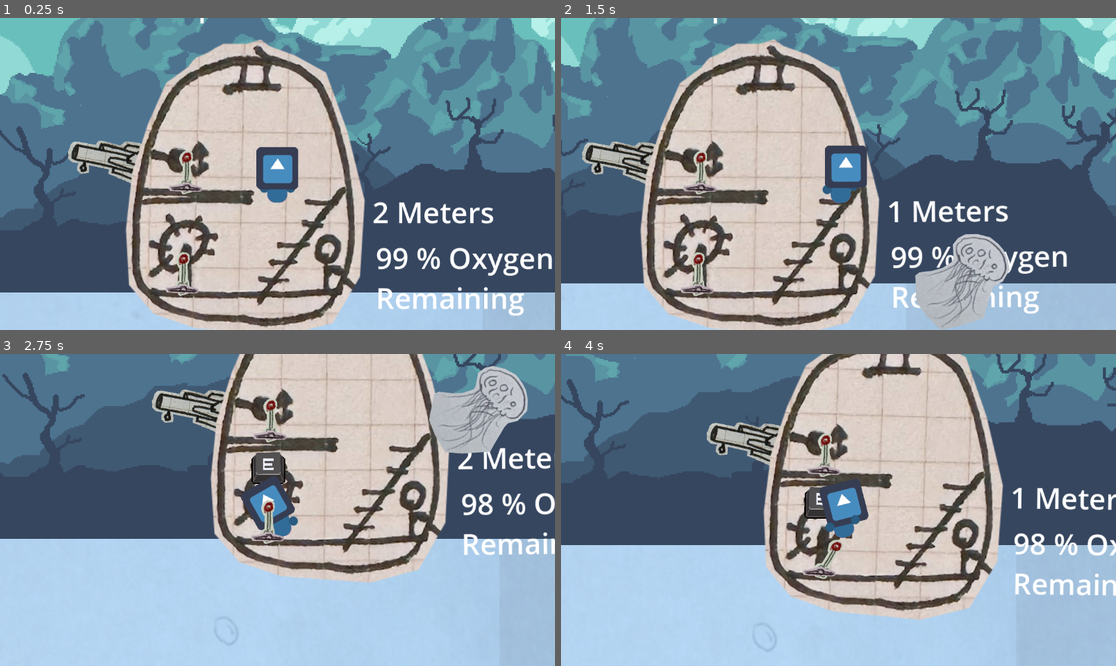
Above: before the commit, frames 1-4 (two rows, left to right).
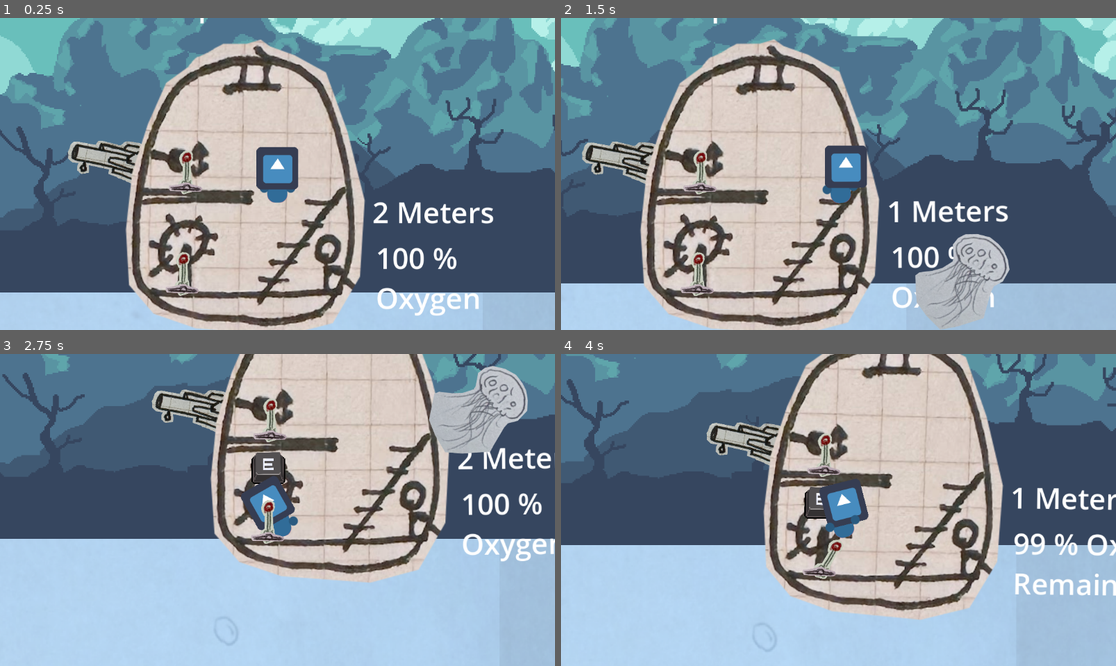
Above: after the commit, the same moments.

Repository: calzila/GGJ_2025
Game: Godot game, scene res://Overworld.tscn
Two runs of this game, one before a commit and one after it. Both use one fixed random seed, a clock stepped at 60 frames per second and the inputs below. The engine's default icon, where the game draws it, is replaced by a stand-in: a white triangle on a blue panel in a dark square.
Inputs:
- Up to frame 1 (0.25 s): no input
- Up to frame 2 (1.5 s): tap Enter (ui_accept) at 0.5, 0.77 s; hold D (move_right) from 0.53 s (still down); tap E (Grab) at 0.6, 1.35 s
- Up to frame 3 (2.75 s): tap Enter (ui_accept) at 1.52 s; release D (move_right) at 2.03 s; hold A (move_left) from 2.03 s (still down); tap E (Grab) at 2.1 s
- Up to frame 4 (4 s): release A (move_left) at 2.78 s; hold D (move_right) from 2.78 s (still down); tap E (Grab) at 2.85, 3.6 s; tap Enter (ui_accept) at 3.02, 3.77 s

The runs differ from the first frame. In frame 1, 1.9% of the frame differs, in the area x 67-100%, y 73-96%; in frame 2, 1.2%; in frame 3, 1.2%; in frame 4, less than 0.1%.
Error in both runs: Invalid assignment of property or key 'playerIsHolding' with value of type 'bool' on a base object of type 'Nil'. (res://grabber.gd:46)

Commit message:
Stopping oxygen depletion if we're on the surface

Diff:
--- a/the_sub.gd
+++ b/the_sub.gd
@@ -47,8 +47,14 @@
 
 
 	velocity = linear_velocity.length()
+
+
 	# Tick away our oxygen a little every frame
-	oxygen -= 0.005 * delta
+	if (global_position.y < 50):
+		# don't deplete the oxygen if we're at the surface.
+		pass
+	else:
+		oxygen -= 0.005 * delta
 
 
 	if global_position.y < 0 and surfacingIntiated:
